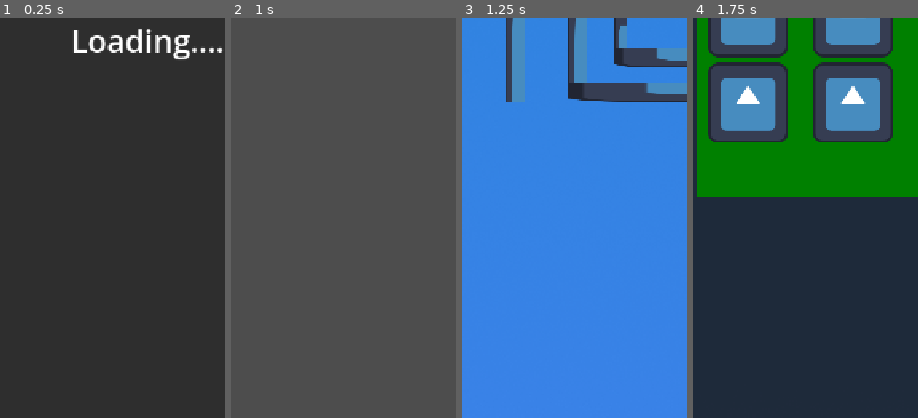
Above: before the commit, frames 1-4 (left to right).
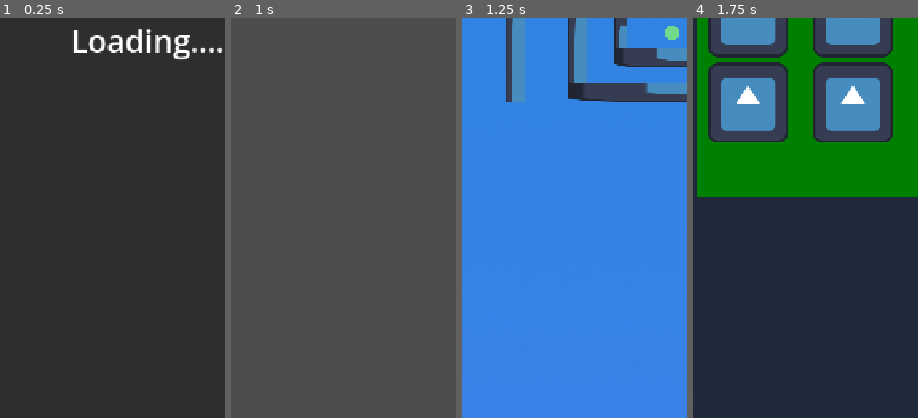
Above: after the commit, the same moments.

Repository: RohanChoudhary-Capsitech/slimey-trails
Game: Godot game, scene res://game/scenes/loading/loading.tscn
Same seed, same stepped clock (60 frames per second), same inputs: the game is played once before the commit and once after it. The engine's default icon, where the game draws it, is replaced by a stand-in: a white triangle on a blue panel in a dark square.
Inputs (mouse positions are % of the whole screen's width and height, from its top left):
- Up to frame 1 (0.25 s): no input
- Up to frame 2 (1 s): tap Enter (ui_accept) at 0.5, 0.6, 0.77 s; move the mouse to (72, 45) at 0.52 s; click (72, 45) at 0.67 s
- Up to frame 3 (1.25 s): tap Enter (ui_accept) at 1.07 s
- Up to frame 4 (1.75 s): click (10, 23) at 1.25 s
The pictures show only the part of the screen within x 14-64%, y 47-97%; the shares and areas given below are measured in that part.

Frames 1-2 are identical in both runs. In frame 3, 0.2% of the frame differs, in the area x 90-97%, y 2-6%; in frame 4, nothing differs.

Commit message:
slime logic implement soft body and mechanics of movement

Diff:
--- /dev/null
+++ b/game/scenes/gameplay/Slime.tscn
@@ -0,0 +1,19 @@
+[gd_scene format=3 uid="uid://d4ah2m62g32wg"]
+
+[ext_resource type="Script" uid="uid://blmmi05txllci" path="res://game/scripts/controllers/Silme/SlimeController.gd" id="1_mwqgi"]
+[ext_resource type="Script" uid="uid://iuwkn4pnenrm" path="res://game/scripts/controllers/Silme/SoftBodySlime.gd" id="2_kiss1"]
+[ext_resource type="Script" uid="uid://cmruj1nxrrys3" path="res://game/scripts/controllers/Silme/SlimeFace.gd" id="3_i4k21"]
+
+[sub_resource type="CircleShape2D" id="CircleShape2D_1"]
+
+[node name="Slime" type="CharacterBody2D" unique_id=883739656]
+script = ExtResource("1_mwqgi")
+
+[node name="CollisionShape2D" type="CollisionShape2D" parent="." unique_id=1439698869]
+shape = SubResource("CircleShape2D_1")
+
+[node name="Body" type="Node2D" parent="." unique_id=1336356649]
+script = ExtResource("2_kiss1")
+
+[node name="Face" type="AnimatedSprite2D" parent="." unique_id=1603451997]
+script = ExtResource("3_i4k21")
--- a/game/scenes/gameplay/gameplay.tscn
+++ b/game/scenes/gameplay/gameplay.tscn
@@ -1,8 +1,9 @@
 [gd_scene format=3 uid="uid://bx1e1ph5d5nru"]
 
 [ext_resource type="Texture2D" uid="uid://droojg8gooltv" path="res://game/assets/sprites/single/ui/GameOverBox.png" id="1_gyu4r"]
-[ext_resource type="Script" uid="uid://c65buks4j7ffo" path="res://game/scenes/gameplay/gameplay.gd" id="1_mpy87"]
+[ext_resource type="Script" uid="uid://cwfftyovjr1s8" path="res://game/scenes/gameplay/gameplay.gd" id="1_mpy87"]
 [ext_resource type="PackedScene" uid="uid://b8oar3vn42amv" path="res://game/scenes/gameplay/gamepanel.tscn" id="2_mpy87"]
+[ext_resource type="PackedScene" uid="uid://d4ah2m62g32wg" path="res://game/scenes/gameplay/Slime.tscn" id="4_raw1s"]
 
 [node name="Gameplay" type="Node2D" unique_id=126619269]
 script = ExtResource("1_mpy87")
@@ -17,3 +18,6 @@
 layer = -1
 
 [node name="Gamepanel" parent="CanvasLayer" unique_id=2033981247 instance=ExtResource("2_mpy87")]
+
+[node name="Slime" parent="." unique_id=883739656 instance=ExtResource("4_raw1s")]
+position = Vector2(428, 594)
--- /dev/null
+++ b/game/scripts/controllers/Silme/SlimeBodySprite.gd
@@ -0,0 +1,84 @@
+extends AnimatedSprite2D
+class_name SlimeBodySprite
+## Drop-in alternative to SoftBodySlime.gd: the slime's whole body is drawn
+## from a sprite sheet instead of simulated as a spring-mass mesh.
+##
+## Assign a SpriteFrames resource on this node with animations named:
+##   idle  - resting loop
+##   move  - walking/rolling loop
+##   jump  - played once on takeoff (a stretched pose, or a few frames)
+##   land  - played once on a hard landing (a squashed pose)
+##   hurt  - played once on take_hit()
+##
+## If an animation isn't defined yet, this script fakes the effect with a
+## quick scale "punch" instead, so you can add art incrementally.
+##
+## To use this instead of the physics body: select the Body node in the
+## editor, change its type to AnimatedSprite2D, attach this script instead
+## of SoftBodySlime.gd, then in SlimeController.gd change
+##   @onready var body: SoftBodySlime = $Body
+## to
+##   @onready var body: SlimeBodySprite = $Body
+
+@export var punch_scale_squash: Vector2 = Vector2(1.25, 0.75)
+@export var punch_scale_stretch: Vector2 = Vector2(0.8, 1.3)
+@export var punch_recover_time: float = 0.22
+
+var _base_scale: Vector2
+var _current_state: String = "idle"
+var _tween: Tween
+
+
+func _ready() -> void:
+	_base_scale = scale
+	if sprite_frames and sprite_frames.has_animation("idle"):
+		play("idle")
+
+
+## Call with "idle" / "move" from SlimeController to drive looping poses.
+func play_state(state_name: String) -> void:
+	if _current_state == state_name:
+		return
+	if sprite_frames and sprite_frames.has_animation(state_name):
+		_current_state = state_name
+		play(state_name)
+
+
+## Matches SoftBodySlime.squash(strength) - plays a "land" pose if you have
+## one, otherwise fakes it with a quick scale punch.
+func squash(strength: float) -> void:
+	if sprite_frames and sprite_frames.has_animation("land"):
+		play("land")
+	else:
+		_punch(punch_scale_squash, strength)
+
+
+## Matches SoftBodySlime.stretch(strength) - plays a "jump" pose if you have
+## one, otherwise fakes it with a quick scale punch.
+func stretch(strength: float) -> void:
+	if sprite_frames and sprite_frames.has_animation("jump"):
+		play("jump")
+	else:
+		_punch(punch_scale_stretch, strength)
+
+
+## Matches SoftBodySlime.poke(direction, strength) - a generic knock reaction.
+func poke(_direction: Vector2, strength: float) -> void:
+	if sprite_frames and sprite_frames.has_animation("hurt"):
+		play("hurt")
+	else:
+		_punch(punch_scale_squash, strength)
+
+
+func flip(should_flip: bool) -> void:
+	flip_h = should_flip
+
+
+func _punch(target_scale: Vector2, strength: float) -> void:
+	if _tween:
+		_tween.kill()
+	var blend_amount := clampf(strength / 10.0, 0.2, 1.0)
+	scale = _base_scale.lerp(target_scale, blend_amount)
+	_tween = create_tween()
+	_tween.tween_property(self, "scale", _base_scale, punch_recover_time) \
+		.set_trans(Tween.TRANS_ELASTIC).set_ease(Tween.EASE_OUT)
--- /dev/null
+++ b/game/scripts/controllers/Silme/SlimeController.gd
@@ -0,0 +1,128 @@
+extends CharacterBody2D
+class_name SlimeController
+## Tilt-the-level slime.
+##
+## The player does NOT move the slime directly any more. Left/right input
+## rotates the LEVEL (see LevelTilt.gd). Gravity always points straight down
+## in world space, so when the level tilts the slime slides/rolls downhill
+## by itself. This script only handles gravity, sliding friction, impact
+## squash and the face expression.
+##
+## IMPORTANT: keep this node as a SIBLING of the Level node (not a child of
+## it), otherwise the slime rotates together with the level and nothing slides.
+
+@export_group("Gravity & Sliding")
+@export var gravity: float = 1200.0
+## How "sticky" the surface is. Higher = slime slides slower down a tilt.
+## Terminal slide speed is roughly (gravity * sin(tilt)) / surface_drag.
+@export var surface_drag: float = 2.0
+@export var max_speed: float = 700.0
+
+@export_group("Jumping (optional)")
+@export var can_jump: bool = false
+@export var jump_speed: float = 420.0
+@export var jump_stretch_strength: float = 260.0
+
+@export_group("Impact Squash")
+## Minimum speed INTO a surface (px/s) before the slime squashes.
+@export var squash_min_speed: float = 220.0
+## squash strength = impact speed * this, then clamped below.
+@export var squash_strength_per_speed: float = 0.5
+@export var squash_min_strength: float = 80.0
+@export var squash_max_strength: float = 320.0
+## Stops the squash from re-triggering every frame while sliding.
+@export var squash_cooldown: float = 0.12
+
+@export_group("Expression")
+@export var move_face_min_speed: float = 30.0
+
+@onready var body: SoftBodySlime = $Body
+@onready var face: SlimeFace = $Face
+
+var _touching_surface: bool = false
+var _surface_normal: Vector2 = Vector2.UP
+var _cooldown_left: float = 0.0
+
+
+func _ready() -> void:
+	# Default behaviour glues the body to slopes so it never slides.
+	# We WANT it to slide, so turn that off.
+	floor_stop_on_slope = false
+	floor_max_angle = deg_to_rad(70.0)
+
+
+func _physics_process(delta: float) -> void:
+	_cooldown_left = maxf(_cooldown_left - delta, 0.0)
+
+	# 1) Gravity is ALWAYS applied (even on the floor). move_and_slide()
+	#    projects it along the surface, which is what makes the slime slide
+	#    down a tilted platform.
+	velocity += Vector2.DOWN * gravity * delta
+
+	# 2) Surface friction so it doesn't accelerate forever on a slope.
+	if _touching_surface:
+		velocity *= 1.0 - clampf(surface_drag * delta, 0.0, 1.0)
+	velocity = velocity.limit_length(max_speed)
+
+	# 3) Optional jump, pushed away from whatever surface we're on.
+	if can_jump and _touching_surface and Input.is_action_just_pressed("ui_accept"):
+		velocity += _surface_normal * jump_speed
+		body.stretch(jump_stretch_strength, _surface_normal)
+		face.play_expression("surprised")
+
+	var velocity_before := velocity
+	move_and_slide()
+	_read_collisions(velocity_before)
+	_update_expression()
+
+
+## Looks at what we hit this frame: remembers the surface we're standing on
+## and squashes the body if we hit it fast enough.
+func _read_collisions(velocity_before: Vector2) -> void:
+	var best_normal := Vector2.ZERO
+	var hardest_impact := 0.0
+	var impact_normal := Vector2.UP
+
+	for i in get_slide_collision_count():
+		var normal := get_slide_collision(i).get_normal()
+
+		# most upward-facing contact = the "ground" for jump direction
+		if best_normal == Vector2.ZERO or normal.y < best_normal.y:
+			best_normal = normal
+
+		# speed heading INTO this surface (positive = hitting it)
+		var impact := -velocity_before.dot(normal)
+		if impact > hardest_impact:
+			hardest_impact = impact
+			impact_normal = normal
+
+	_touching_surface = best_normal != Vector2.ZERO
+	if _touching_surface:
+		_surface_normal = best_normal
+
+	if hardest_impact > squash_min_speed and _cooldown_left <= 0.0:
+		_cooldown_left = squash_cooldown
+		var strength := clampf(hardest_impact * squash_strength_per_speed,
+				squash_min_strength, squash_max_strength)
+		body.squash(strength, impact_normal)
+
+
+func _update_expression() -> void:
+	if not _touching_surface:
+		return
+	# Face looks the way the slime is sliding.
+	if absf(velocity.x) > move_face_min_speed:
+		face.flip(velocity.x < 0.0)
+		face.play_expression("move")
+		body.play_state("move")
+	else:
+		face.play_expression("idle")
+		body.play_state("idle")
+
+
+## Call from an enemy/hazard script to make the slime react physically and
+## show a hurt expression, e.g.:  slime.take_hit(spike.global_position)
+func take_hit(from_position: Vector2, strength: float = 200.0) -> void:
+	var away_direction := (global_position - from_position).normalized()
+	body.poke(away_direction, strength)
+	face.play_expression("hurt")
--- /dev/null
+++ b/game/scripts/controllers/Silme/SlimeFace.gd
@@ -0,0 +1,65 @@
+extends AnimatedSprite2D
+class_name SlimeFace
+## Drives the slime's expression using a sprite-sheet-backed SpriteFrames
+## resource. Assign a SpriteFrames resource on this node in the editor with
+## animations named exactly:
+##
+##   idle       - default resting face
+##   move       - eyes/mouth while walking or rolling
+##   surprised  - played on jump takeoff
+##   hurt       - played when take_hit() is called
+##   blink      - a short 1-2 frame blink, looped back to whatever was playing
+##
+## Each animation can be 1 frame (a static expression) or several (its own
+## mini sprite-sheet animation, e.g. a looping "move" wobble) - SpriteFrames
+## handles both the same way.
+
+@export var blink_interval_min: float = 2.0
+@export var blink_interval_max: float = 5.0
+
+var _current_expression: String = "idle"
+var _blink_timer: Timer
+
+
+func _ready() -> void:
+	_blink_timer = Timer.new()
+	_blink_timer.one_shot = true
+	add_child(_blink_timer)
+	_blink_timer.timeout.connect(_on_blink_timer_timeout)
+	_queue_next_blink()
+
+	if sprite_frames and sprite_frames.has_animation("idle"):
+		play("idle")
+
+
+## Switches expression if it isn't already playing. Safe to call every frame.
+func play_expression(expression_name: String) -> void:
+	if _current_expression == expression_name:
+		return
+	if sprite_frames and sprite_frames.has_animation(expression_name):
+		_current_expression = expression_name
+		play(expression_name)
+
+
+## Plays a quick blink then returns to whatever expression was showing.
+func blink_now() -> void:
+	if sprite_frames == null or not sprite_frames.has_animation("blink"):
+		return
+	var previous := _current_expression
+	play("blink")
+	await get_tree().create_timer(0.15).timeout
+	_current_expression = "idle" # force play_expression() to actually restore it
+	play_expression(previous)
+
+
+func flip(should_flip: bool) -> void:
+	flip_h = should_flip
+
+
+func _queue_next_blink() -> void:
+	_blink_timer.start(randf_range(blink_interval_min, blink_interval_max))
+
+
+func _on_blink_timer_timeout() -> void:
+	blink_now()
+	_queue_next_blink()
--- /dev/null
+++ b/game/scripts/controllers/Silme/SoftBodySlime.gd
@@ -0,0 +1,196 @@
+extends Node2D
+class_name SoftBodySlime
+## Procedural 2D "soft body" for the slime's visual mesh.
+##
+## The blob is a ring of point-masses connected by springs: each point is
+## pulled back toward its resting position on a circle, and pulled toward its
+## two neighbors so the outline stays smooth. Nothing here is a rigid image -
+## every frame the points are re-simulated and fed into a Polygon2D, which is
+## what actually gives the jelly / squash-and-stretch look.
+##
+## This node expects to be a direct child of a CharacterBody2D (the thing
+## that owns movement + collision). It reads that body's velocity purely to
+## react to it (inertia wobble) - it never moves the body itself.
+
+@export_group("Shape")
+@export var point_count: int = 14
+## SLIME SIZE LIVES HERE. Radius in pixels (diameter = radius * 2).
+## Smaller number = smaller slime. Try 20-26 if 38 feels too big.
+@export var radius: float = 12.0
+## If the parent has a CollisionShape2D with a CircleShape2D, resize it to match
+## `radius` so the visible blob and the collision are always the same size.
+@export var sync_collision_radius: bool = true
+
+@export_group("Softness")
+## How strongly each point is pulled back to its resting spot. Higher = stiffer jelly.
+@export var spring_stiffness: float = 260.0
+## How strongly neighboring points pull on each other. Higher = smoother outline.
+@export var edge_stiffness: float = 90.0
+## Velocity damping so the wobble settles instead of oscillating forever.
+@export var damping: float = 6.0
+## How much of the parent body's own acceleration turns into squash/stretch.
+@export var inertia_influence: float = 0.012
+
+@export_group("Look")
+@export var skin_color: Color = Color(0.45, 0.85, 0.55, 1.0)
+@export var skin_texture: Texture2D
+
+var _points: PackedVector2Array
+var _velocities: PackedVector2Array
+var _rest_points: PackedVector2Array
+var _polygon: Polygon2D
+var _last_body_velocity: Vector2 = Vector2.ZERO
+var _body: CharacterBody2D
+
+
+func _ready() -> void:
+	_body = get_parent() as CharacterBody2D
+	_build_rest_shape()
+	if sync_collision_radius:
+		_sync_collision_radius()
+
+	_polygon = Polygon2D.new()
+	_polygon.name = "Skin"
+	_polygon.color = skin_color
+	if skin_texture:
+		_polygon.texture = skin_texture
+	add_child(_polygon)
+	_update_polygon()
+
+	_setup_idle_breathing()
+
+
+func _sync_collision_radius() -> void:
+	if _body == null:
+		return
+	for child in _body.get_children():
+		if child is CollisionShape2D and child.shape is CircleShape2D:
+			# duplicate so we never edit a shared resource
+			var circle := (child.shape as CircleShape2D).duplicate() as CircleShape2D
+			circle.radius = radius
+			child.shape = circle
+			return
+
+
+func _build_rest_shape() -> void:
+	_rest_points.resize(point_count)
+	_points.resize(point_count)
+	_velocities.resize(point_count)
+	for i in point_count:
+		var angle := TAU * float(i) / float(point_count)
+		var p := Vector2(cos(angle), sin(angle)) * radius
+		_rest_points[i] = p
+		_points[i] = p
+		_velocities[i] = Vector2.ZERO
+
+
+func _physics_process(delta: float) -> void:
+	_apply_inertia(delta)
+	_simulate_springs(delta)
+	_update_polygon()
+
+
+func _apply_inertia(delta: float) -> void:
+	if _body == null:
+		return
+	var current_velocity := _body.velocity
+	var safe_delta := maxf(delta, 0.0001)
+	var acceleration := (current_velocity - _last_body_velocity) / safe_delta
+	_last_body_velocity = current_velocity
+	# Points "lag behind" sudden changes in speed - accelerate right and the
+	# body leans/squishes left for a frame, exactly like real jelly.
+	var inertia_force := -acceleration * inertia_influence
+	for i in point_count:
+		_velocities[i] += inertia_force * delta
+
+
+func _simulate_springs(delta: float) -> void:
+	for i in point_count:
+		var force := (_rest_points[i] - _points[i]) * spring_stiffness
+
+		var prev_i := (i - 1 + point_count) % point_count
+		var next_i := (i + 1) % point_count
+		force += ((_points[prev_i] - _points[i]) - (_rest_points[prev_i] - _rest_points[i])) * edge_stiffness
+		force += ((_points[next_i] - _points[i]) - (_rest_points[next_i] - _rest_points[i])) * edge_stiffness
+
+		force -= _velocities[i] * damping
+
+		_velocities[i] += force * delta
+		_points[i] += _velocities[i] * delta
+
+
+func _update_polygon() -> void:
+	_polygon.polygon = _points
+	if skin_texture:
+		var uvs := PackedVector2Array()
+		for p in _rest_points:
+			uvs.append((p / (radius * 2.0)) + Vector2(0.5, 0.5))
+		_polygon.uv = uvs
+
+
+## A subtle, permanent idle "breathing" loop driven by a real AnimationPlayer,
+## layered on top of the spring simulation above so the slime never looks
+## perfectly frozen even when it's standing still.
+func _setup_idle_breathing() -> void:
+	var anim_player := AnimationPlayer.new()
+	anim_player.name = "IdleAnimationPlayer"
+	add_child(anim_player)
+
+	var animation := Animation.new()
+	animation.length = 1.6
+	animation.loop_mode = Animation.LOOP_LINEAR
+
+	var track := animation.add_track(Animation.TYPE_VALUE)
+	animation.track_set_path(track, ".:scale")
+	animation.value_track_set_update_mode(track, Animation.UPDATE_CONTINUOUS)
+	animation.track_insert_key(track, 0.0, Vector2(1.0, 1.0))
+	animation.track_insert_key(track, 0.8, Vector2(1.04, 0.94))
+	animation.track_insert_key(track, 1.6, Vector2(1.0, 1.0))
+
+	var library := AnimationLibrary.new()
+	library.add_animation("idle_breathe", animation)
+	anim_player.add_animation_library("", library)
+	anim_player.play("idle_breathe")
+
+
+## Instantly nudges every point outward from the center. Good generic impulse
+## for hits, bumps, or anything that isn't a clean squash/stretch.
+func apply_impulse(impulse: Vector2) -> void:
+	for i in point_count:
+		_velocities[i] += impulse
+
+
+## Flattens the body against a surface - call when landing hard.
+## `surface_normal` is the direction the surface faces (Vector2.UP = normal floor).
+## Points are pushed in along the normal and out along the surface, so the
+## squash follows the tilted platform instead of always squashing "downward".
+func squash(strength: float, surface_normal: Vector2 = Vector2.UP) -> void:
+	var tangent := surface_normal.orthogonal()
+	for i in point_count:
+		var dir := _rest_points[i].normalized()
+		var along_normal := dir.dot(surface_normal)
+		var along_tangent := dir.dot(tangent)
+		_velocities[i] += (tangent * along_tangent - surface_normal * along_normal) * strength
+
+
+## Elongates the body away from a surface - call on jump takeoff.
+func stretch(strength: float, surface_normal: Vector2 = Vector2.UP) -> void:
+	var tangent := surface_normal.orthogonal()
+	for i in point_count:
+		var dir := _rest_points[i].normalized()
+		var along_normal := dir.dot(surface_normal)
+		var along_tangent := dir.dot(tangent)
+		_velocities[i] += (surface_normal * along_normal - tangent * along_tangent) * strength
+
+
+## A poke from a specific direction - use for getting hit or bumping a wall.
+func poke(direction: Vector2, strength: float) -> void:
+	apply_impulse(direction.normalized() * strength)
+
+
+## No-op here - the physics body has no discrete "poses" to switch between,
+## it's just continuously simulated. Exists only so SlimeController.gd can
+## call body.play_state(...) the same way regardless of which body script
+## (this one or SlimeBodySprite.gd) is attached to the Body node.
+func play_state(_state_name: String) -> void:
+	pass
